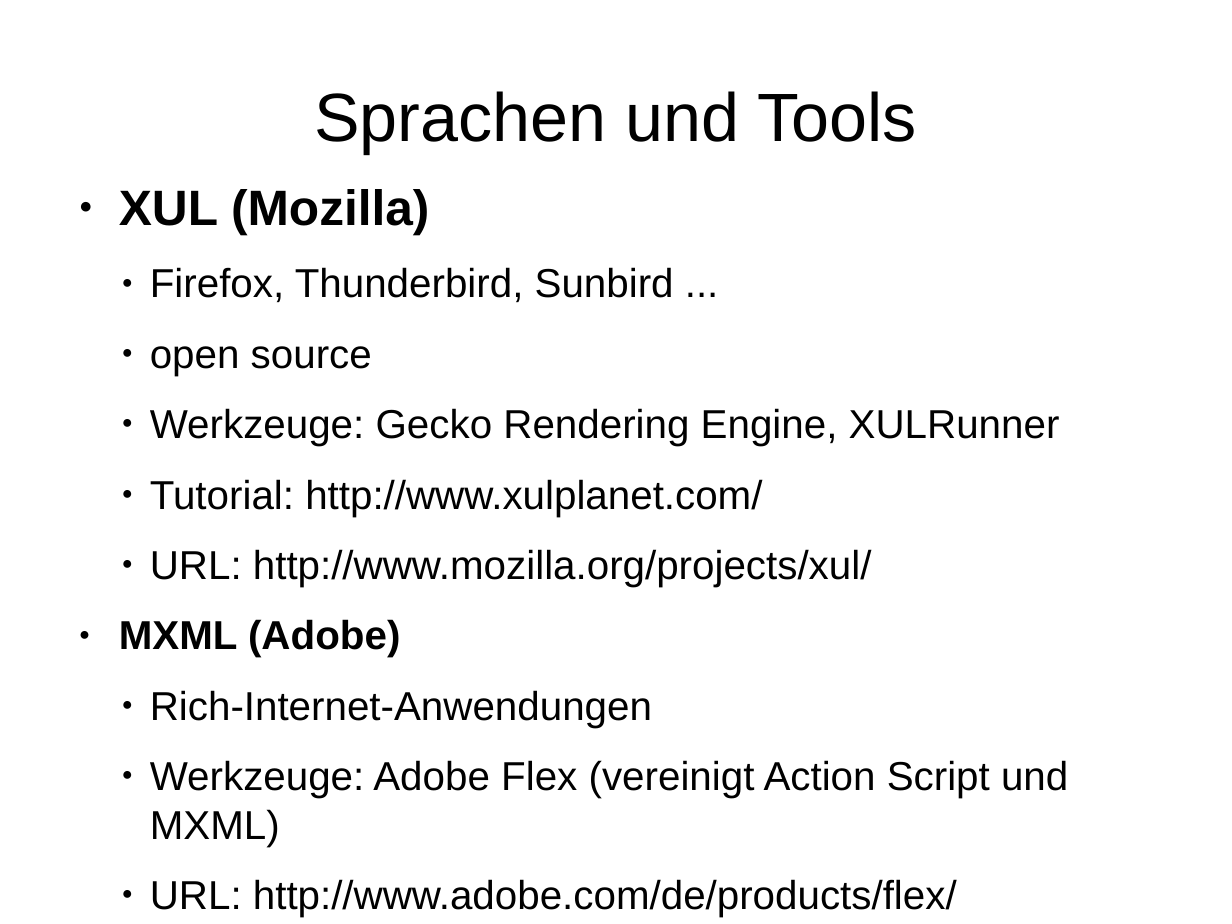
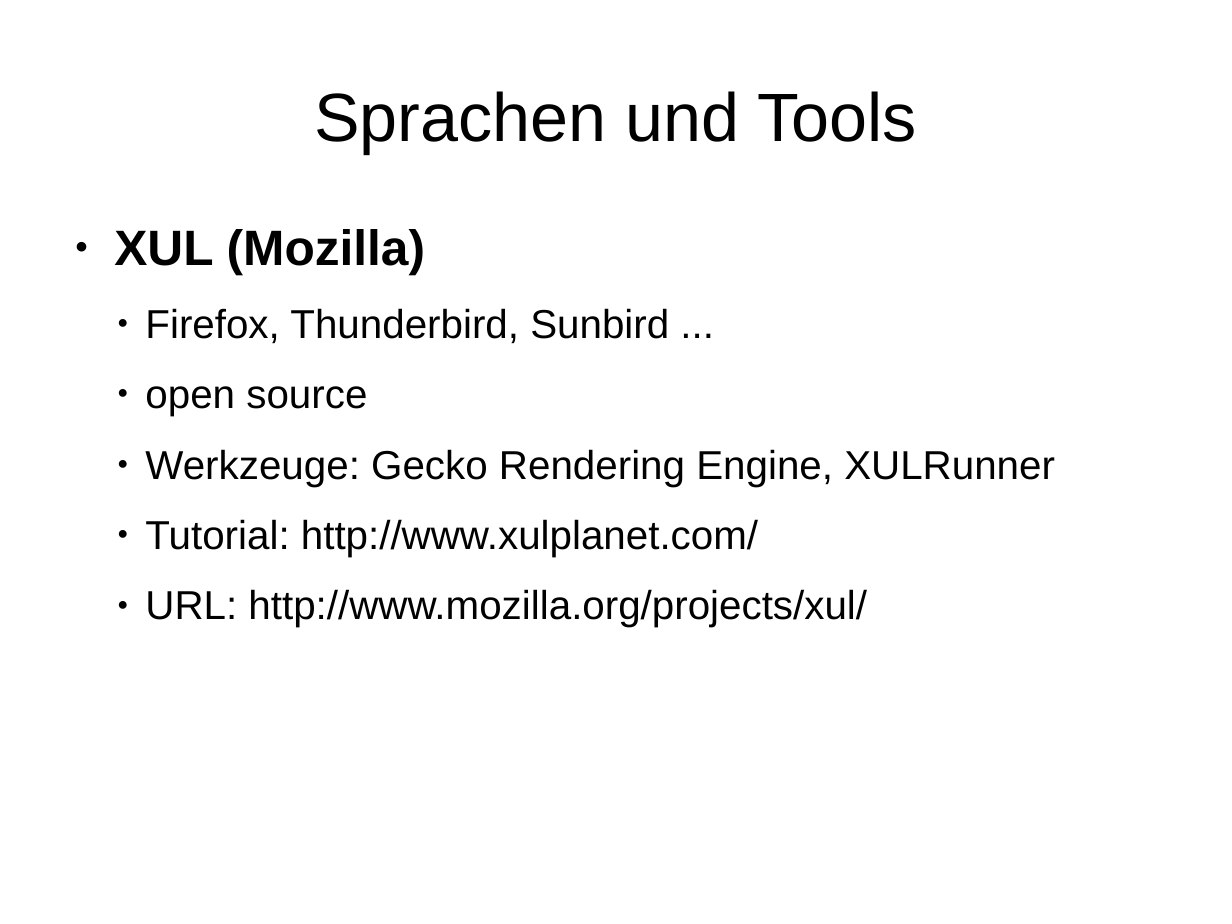
Before and after one commit to hheimbuerger/yaxgl, a slide deck: slide 7 of documents/Praesentationen/Praesentation XML-GUI.odp. Drawn at 1232x924 pixels with LibreOffice and Linux fonts; fonts in the diff are those of the drawing; background and template pictures are left out. Boxes give left, top, right and bottom in pixels: in the first picture for what was removed or moved away, otherwise in the second. Text is boxed around its words. In the diff, an @@ line names an element or a change of style, - is before the commit and + after.

```diff
--- a/documents/Praesentationen/Praesentation XML-GUI.odp
+++ b/documents/Praesentationen/Praesentation XML-GUI.odp
@@ text "XUL (Mozilla)": place and size @@
-text "XUL (Mozilla)" at <box>119,189,1068,917</box>
+text "XUL (Mozilla)" at <box>114,229,1055,627</box>
@@ text at <box>119,619,1068,917</box>: paragraphs removed @@
-● MXML (Adobe)
-● Rich-Internet-Anwendungen
-● Werkzeuge: Adobe Flex (vereinigt Action Script und MXML)
-● URL: http://www.adobe.com/de/products/flex/
```
Also in this commit, not shown: 2 other slides changed, 2 slides added, 4 other files.
